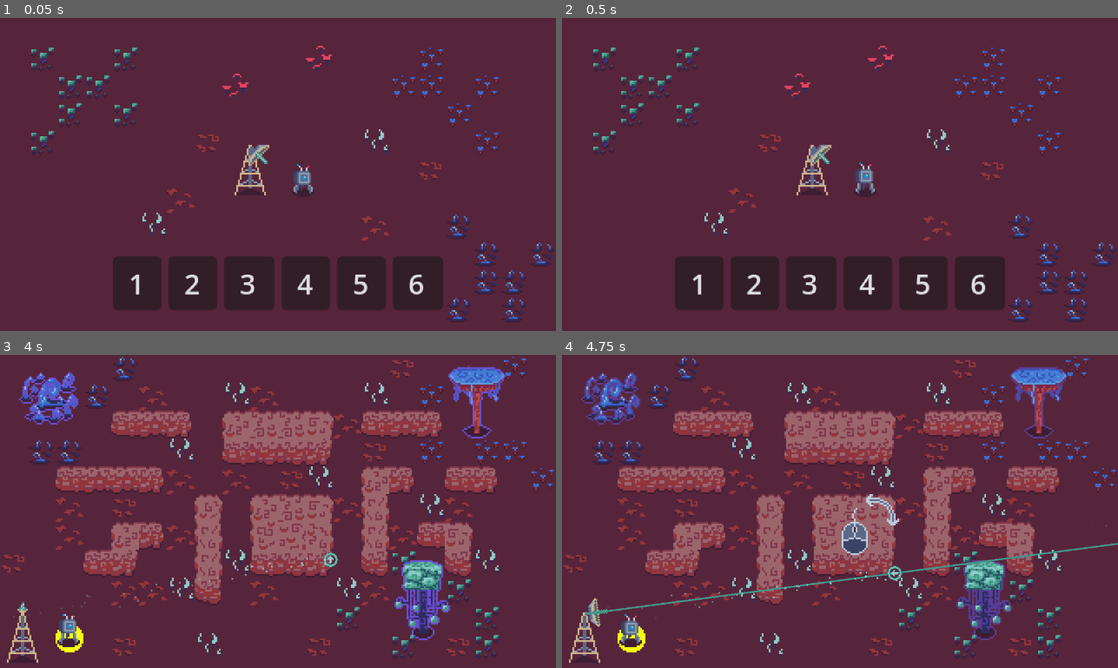
Above: before the commit, frames 1-4 (two rows, left to right).
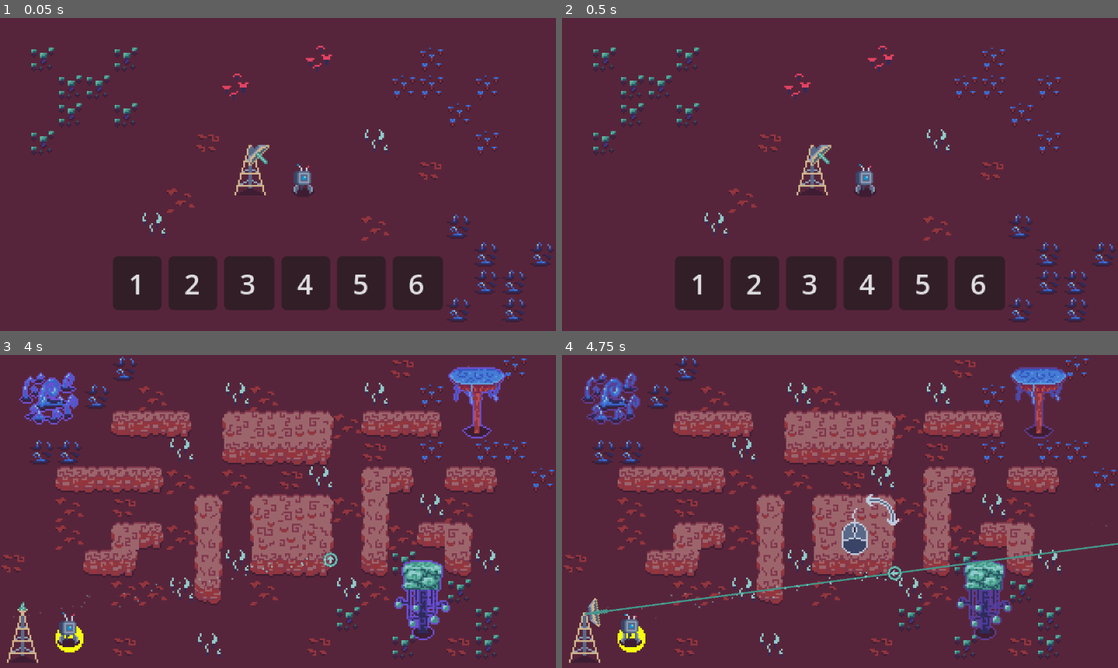
Above: after the commit, the same moments.

Repository: YannVeld/LD59
Game: Godot game, scene res://game_menu.tscn
The game is run twice, just before and just after one commit, with the same random seed, the same clock (stepped at 60 frames per second) and the same inputs.
Inputs (mouse positions are in pixels of both pictures, inside the frame that each line leads up to):
- Up to frame 1 (0.05 s): no input
- Up to frame 2 (0.5 s): no input
- Up to frame 3 (4 s): click "1" at 0.5 s; tap Enter at 1.25 s; move the mouse to (400, 495) at 1.27 s; hold D (move_right) 1.28-2.03 s; move the mouse to (166, 527) at 2.02 s; hold Down (move_down) 2.03-2.78 s; move the mouse to (333, 442) at 2.77 s; hold D (move_right) 2.78-3.53 s; move the mouse to (250, 574) at 3.52 s; hold Up (move_up) from 3.53 s (still down)
- Up to frame 4 (4.75 s): move the mouse to (1006, 558) at 4.27 s; release Up (move_up) at 4.28 s; hold A (move_left) from 4.28 s (still down)

Frame 1 is identical in both runs. In frame 2, 0.1% of the frame differs, in the area x 52-57%, y 46-55%; in frame 3, 0.1%; in frame 4, 0.1%.

Commit message:
Robot does dance on item collect

Diff:
--- a/Scenes/robot.tscn
+++ b/Scenes/robot.tscn
@@ -3,6 +3,7 @@
 [ext_resource type="Script" uid="uid://h43ds2es3fif" path="res://Scripts/robot.gd" id="1_2vrla"]
 [ext_resource type="Texture2D" uid="uid://b75pa3pefkgs5" path="res://Sprites/Robot_walk.png" id="2_6phhs"]
 [ext_resource type="Texture2D" uid="uid://bl2y6st8gu0jk" path="res://Sprites/Robot_idle.png" id="2_dwnub"]
+[ext_resource type="Texture2D" uid="uid://8insh40rd2ql" path="res://Sprites/Robot_jump.png" id="3_dwnub"]
 
 [sub_resource type="RectangleShape2D" id="RectangleShape2D_66tet"]
 size = Vector2(10, 10)
@@ -20,6 +21,62 @@
 region = Rect2(48, 0, 24, 24)
 
 [sub_resource type="AtlasTexture" id="AtlasTexture_dcvsp"]
+atlas = ExtResource("2_dwnub")
+region = Rect2(72, 0, 24, 24)
+
+[sub_resource type="AtlasTexture" id="AtlasTexture_m0m82"]
+atlas = ExtResource("3_dwnub")
+region = Rect2(0, 0, 24, 24)
+
+[sub_resource type="AtlasTexture" id="AtlasTexture_pwfsi"]
+atlas = ExtResource("3_dwnub")
+region = Rect2(24, 0, 24, 24)
+
+[sub_resource type="AtlasTexture" id="AtlasTexture_rnk85"]
+atlas = ExtResource("3_dwnub")
+region = Rect2(48, 0, 24, 24)
+
+[sub_resource type="AtlasTexture" id="AtlasTexture_aseuk"]
+atlas = ExtResource("3_dwnub")
+region = Rect2(72, 0, 24, 24)
+
+[sub_resource type="AtlasTexture" id="AtlasTexture_38h2r"]
+atlas = ExtResource("3_dwnub")
+region = Rect2(96, 0, 24, 24)
+
+[sub_resource type="AtlasTexture" id="AtlasTexture_4lxxh"]
+atlas = ExtResource("3_dwnub")
+region = Rect2(120, 0, 24, 24)
+
+[sub_resource type="AtlasTexture" id="AtlasTexture_6aa2o"]
+atlas = ExtResource("3_dwnub")
+region = Rect2(144, 0, 24, 24)
+
+[sub_resource type="AtlasTexture" id="AtlasTexture_kipjh"]
+atlas = ExtResource("3_dwnub")
+region = Rect2(168, 0, 24, 24)
+
+[sub_resource type="AtlasTexture" id="AtlasTexture_wmfge"]
+atlas = ExtResource("3_dwnub")
+region = Rect2(192, 0, 24, 24)
+
+[sub_resource type="AtlasTexture" id="AtlasTexture_nssvp"]
+atlas = ExtResource("3_dwnub")
+region = Rect2(216, 0, 24, 24)
+
+[sub_resource type="AtlasTexture" id="AtlasTexture_dwnub"]
+atlas = ExtResource("2_dwnub")
+region = Rect2(0, 0, 24, 24)
+
+[sub_resource type="AtlasTexture" id="AtlasTexture_byq6w"]
+atlas = ExtResource("2_dwnub")
+region = Rect2(24, 0, 24, 24)
+
+[sub_resource type="AtlasTexture" id="AtlasTexture_m610p"]
+atlas = ExtResource("2_dwnub")
+region = Rect2(48, 0, 24, 24)
+
+[sub_resource type="AtlasTexture" id="AtlasTexture_3qnys"]
 atlas = ExtResource("2_dwnub")
 region = Rect2(72, 0, 24, 24)
 
@@ -88,7 +145,54 @@
 }],
 "loop": true,
 "name": &"idle",
-"speed": 5.0
+"speed": 8.0
+}, {
+"frames": [{
+"duration": 1.0,
+"texture": SubResource("AtlasTexture_m0m82")
+}, {
+"duration": 1.0,
+"texture": SubResource("AtlasTexture_pwfsi")
+}, {
+"duration": 1.0,
+"texture": SubResource("AtlasTexture_rnk85")
+}, {
+"duration": 1.0,
+"texture": SubResource("AtlasTexture_aseuk")
+}, {
+"duration": 1.0,
+"texture": SubResource("AtlasTexture_38h2r")
+}, {
+"duration": 1.0,
+"texture": SubResource("AtlasTexture_4lxxh")
+}, {
+"duration": 1.0,
+"texture": SubResource("AtlasTexture_6aa2o")
+}, {
+"duration": 1.0,
+"texture": SubResource("AtlasTexture_kipjh")
+}, {
+"duration": 1.0,
+"texture": SubResource("AtlasTexture_wmfge")
+}, {
+"duration": 1.0,
+"texture": SubResource("AtlasTexture_nssvp")
+}, {
+"duration": 1.0,
+"texture": SubResource("AtlasTexture_dwnub")
+}, {
+"duration": 1.0,
+"texture": SubResource("AtlasTexture_byq6w")
+}, {
+"duration": 1.0,
+"texture": SubResource("AtlasTexture_m610p")
+}, {
+"duration": 1.0,
+"texture": SubResource("AtlasTexture_3qnys")
+}],
+"loop": false,
+"name": &"jump",
+"speed": 8.0
 }, {
 "frames": [{
 "duration": 1.0,
@@ -147,7 +251,7 @@
 
 [node name="AnimatedSprite2D" type="AnimatedSprite2D" parent="." unique_id=723844807]
 sprite_frames = SubResource("SpriteFrames_vimvf")
-animation = &"walk"
+animation = &"jump"
 autoplay = "idle"
 flip_h = true
 
--- a/Scripts/robot.gd
+++ b/Scripts/robot.gd
@@ -12,12 +12,27 @@
 var time_since_collision: float = 999.0
 const COLL_TIME_IDLE: float = 0.2
 
+var is_on_last_frame: bool:
+	get: return animated_sprite_2d.frame >= animated_sprite_2d.sprite_frames.get_frame_count(animated_sprite_2d.animation) - 1
+
+var is_jumping: bool:
+	get: return (animated_sprite_2d.animation == "jump") and (not is_on_last_frame)
+
 func _update_animation(dir: String) -> void:
 	if dir == 'null':
 		animated_sprite_2d.set_animation('idle')
 		return
 
+	if is_jumping:
+		return
+
 	animated_sprite_2d.set_animation('walk')
+
+func _collect_item(item: Area2D) -> void:
+	print("Collected ", item.name)
+	print(item.turn_off_shader())
+	item_collected.emit(item.name)
+	animated_sprite_2d.set_animation('jump')
 
 func _get_bounce_direction() -> String:
 	if time_since_collision < COLL_TIME_IDLE:
@@ -41,22 +56,27 @@
 		direction = _get_bounce_direction()
 		time_since_collision = 0.0
 
+	var velocity = Vector2.ZERO
 	if direction == 'null':
 		ray_cast_2d.target_position = Vector2(0,0)
 	if direction == 'up':
-		position.y += -SPEED*delta
+		velocity.y += -SPEED
 		ray_cast_2d.target_position = Vector2(0,-1)*LENGTH_RAYCAST*0.5
 	if direction == 'down':
-		position.y += SPEED*delta
+		velocity.y += SPEED
 		ray_cast_2d.target_position = Vector2(0,1)*LENGTH_RAYCAST*0.5
 	if direction == 'right':
-		position.x += SPEED*delta
+		velocity.x += SPEED
 		animated_sprite_2d.flip_h = true
 		ray_cast_2d.target_position = Vector2(1,0)*LENGTH_RAYCAST
 	if direction == 'left':
-		position.x += -SPEED*delta
+		velocity.x += -SPEED
 		animated_sprite_2d.flip_h = false
 		ray_cast_2d.target_position = Vector2(-1,0)*LENGTH_RAYCAST
+
+
+	if not is_jumping:
+		position += velocity * delta
 
 	_update_animation(direction)
 
@@ -66,9 +86,7 @@
 		direction = area.instruction
 		time_since_collision = COLL_TIME_IDLE
 	if area.is_in_group("Collectibles"):
-		print("Collected ", area.name)
-		print(area.turn_off_shader())
-		item_collected.emit(area.name)
+		_collect_item(area)
 	if area.name=="LandingZone":
 		landing_zone_entered.emit()
 	pass # Replace with function body.
Binary file added: Sprites/ItemIcons_fruit.png
Not shown, added: Sprites/ItemIcons_fruit.png.import
Binary file added: Sprites/ItemIcons_mushroom.png
Not shown, added: Sprites/ItemIcons_mushroom.png.import
Binary file added: Sprites/ItemIcons_vine.png
Not shown, added: Sprites/ItemIcons_vine.png.import
Binary file added: Sprites/Robot_jump.png
Not shown, added: Sprites/Robot_jump.png.import
